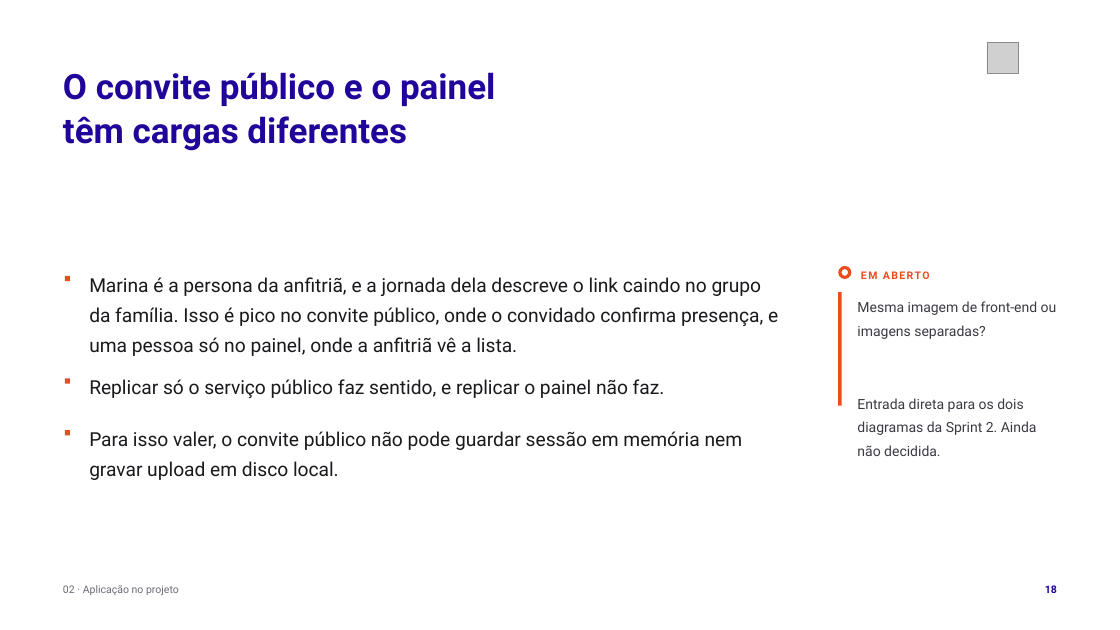
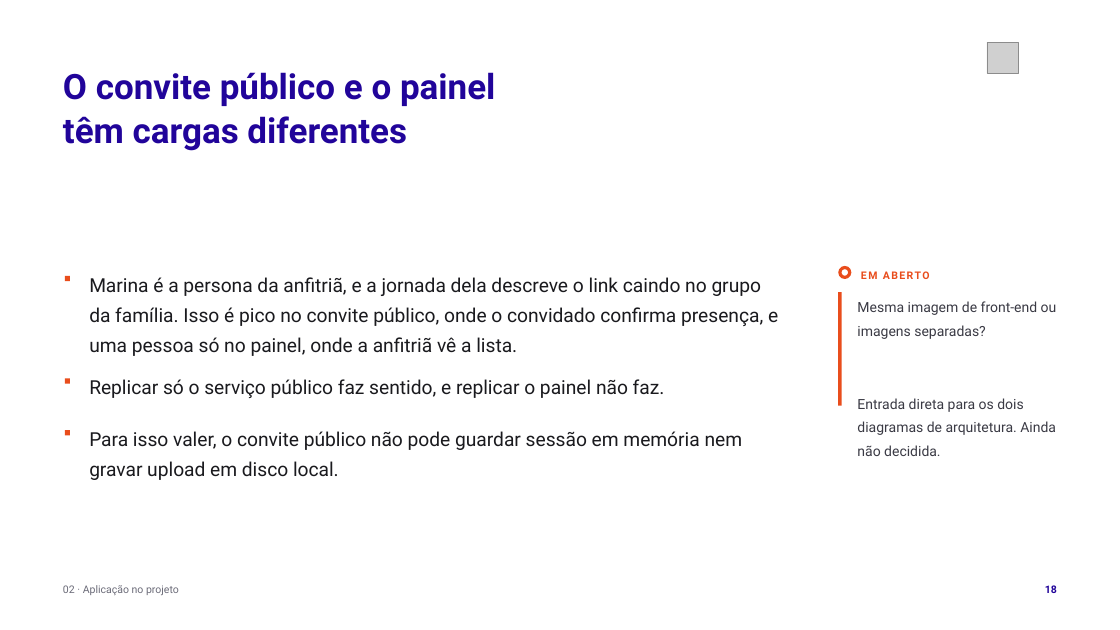
Before and after one commit to tcpassos/invite-app, a slide deck: slide 18 of trabalhos/T1-Docker-Invite-People.pptx. Drawn at 1120x630 pixels with LibreOffice and Linux fonts; fonts in the diff are those of the drawing; grey boxes stand for pictures. Boxes give left, top, right and bottom in pixels: in the first picture for what was removed or moved away, otherwise in the second. Text is boxed around its words. In the diff, an @@ line names an element or a change of style, - is before the commit and + after.

```diff
--- a/trabalhos/T1-Docker-Invite-People.pptx
+++ b/trabalhos/T1-Docker-Invite-People.pptx
@@ text at (857, 398, 1056, 456): text changed @@
-Entrada direta para os dois diagramas da Sprint 2. Ainda não decidida.
+Entrada direta para os dois diagramas de arquitetura. Ainda não decidida.
```
Also in this commit, not shown: 13 other slides changed, 11 other files.
